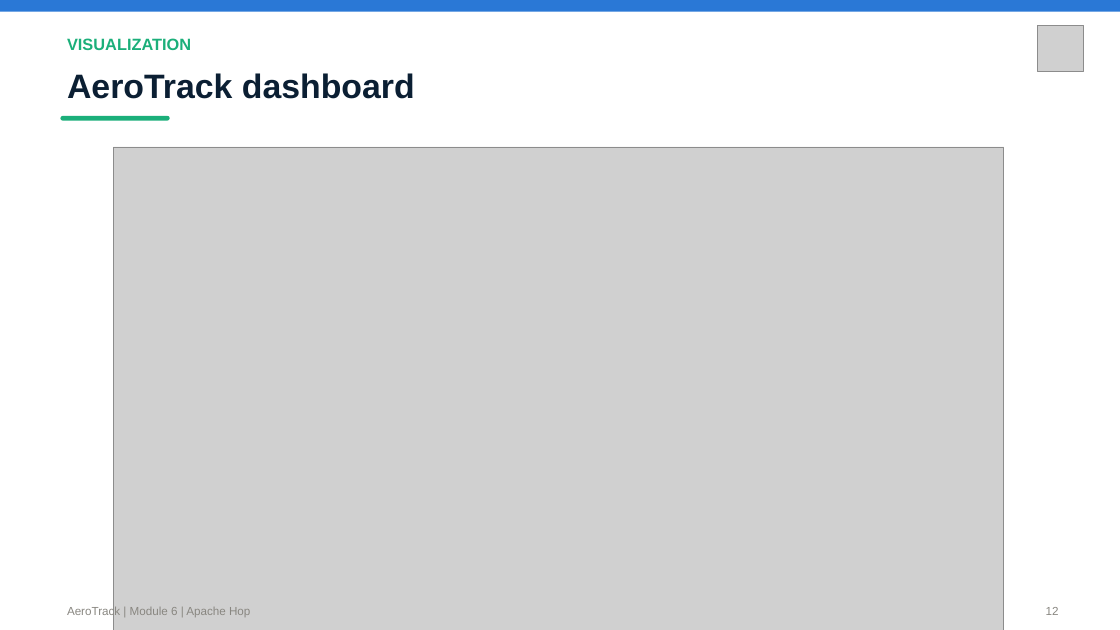
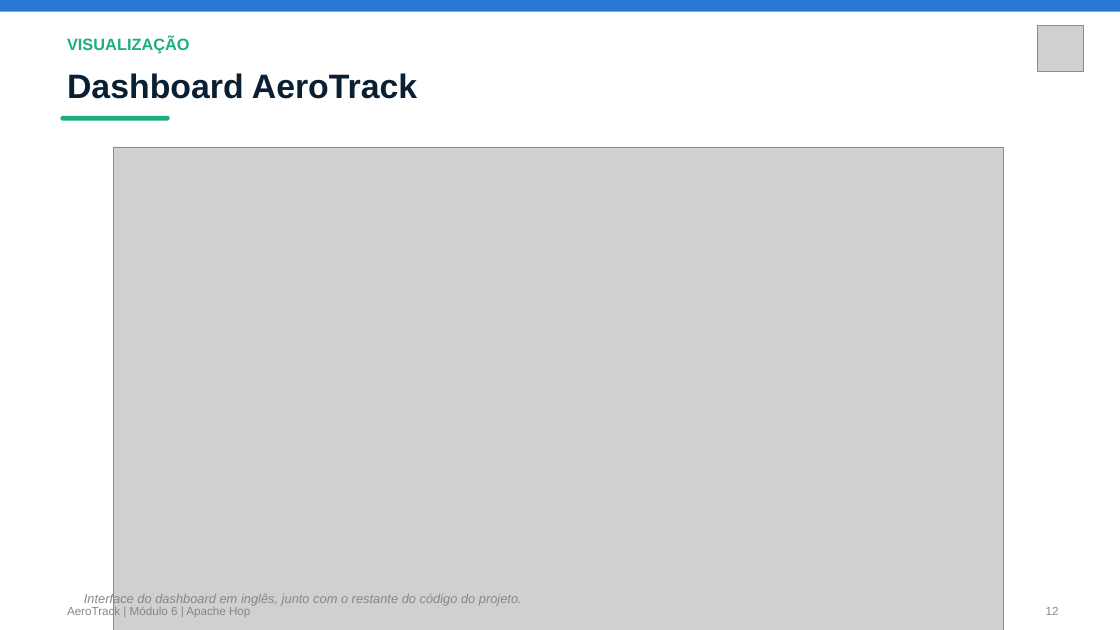
Before and after one commit to JulianaBallin/AeroTrack, a slide deck: slide 12 of docs/evidencias/AeroTrack-Apresentacao-Modulo6.pptx. Drawn at 1120x630 pixels with LibreOffice and Linux fonts; fonts in the diff are those of the drawing; grey boxes stand for pictures. Boxes give left, top, right and bottom in pixels: in the first picture for what was removed or moved away, otherwise in the second. Text is boxed around its words. In the diff, an @@ line names an element or a change of style, - is before the commit and + after.

Commit message:
docs(relatorio): shrink table font, fix remaining accents, use PT flowchart
Wraps every longtable in \small so the pipeline/database tables fit
more comfortably and read less cramped. Fixes several more missed
accents (resumo executivo, Janino description, dashboard section).
Swaps the architecture flowchart for a Portuguese-labeled version to
match the rest of the report.

```diff
--- a/docs/evidencias/AeroTrack-Apresentacao-Modulo6.pptx
+++ b/docs/evidencias/AeroTrack-Apresentacao-Modulo6.pptx
@@ text at (67,36,190,53): text changed @@
-VISUALIZATION
+VISUALIZAÇÃO
@@ text at (67,73,417,99): text changed @@
-AeroTrack dashboard
+Dashboard AeroTrack
@@ text added at (84,592,522,605), 11 pt, text #898781, italic @@
+Interface do dashboard em inglês, junto com o restante do código do projeto.
@@ text at (67,606,250,618): text changed @@
-AeroTrack | Module 6 | Apache Hop
+AeroTrack | Módulo 6 | Apache Hop
```
Also in this commit, not shown: 13 other slides changed, 2 slides added, 2 slides removed, 4 other files.
